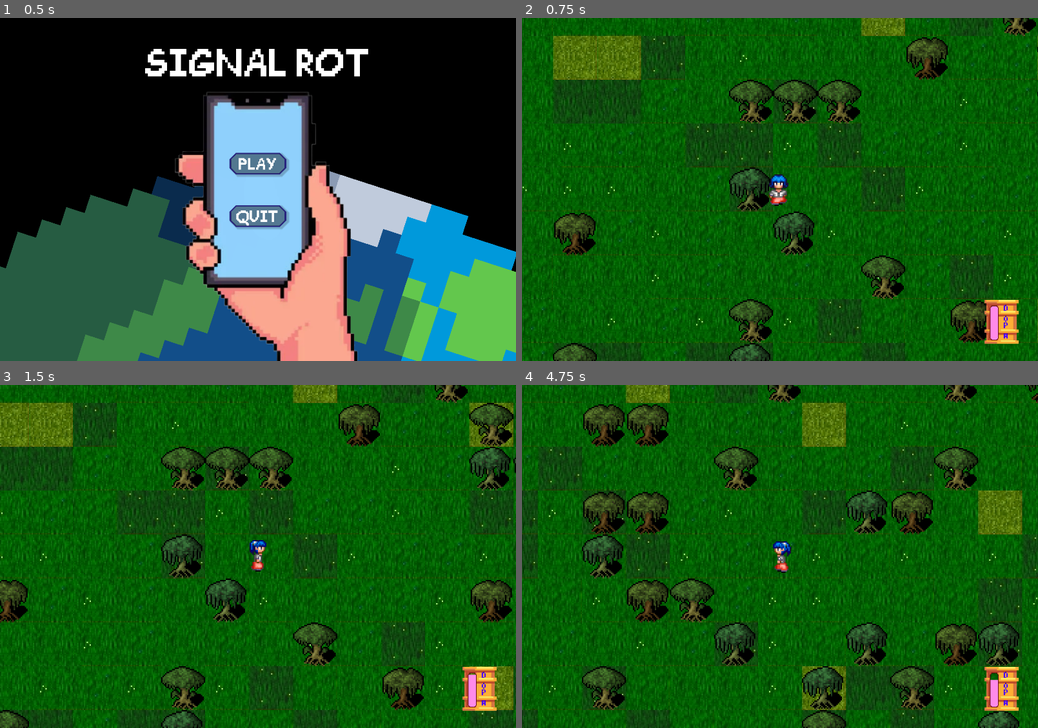
Above: before the commit, frames 1-4 (two rows, left to right).
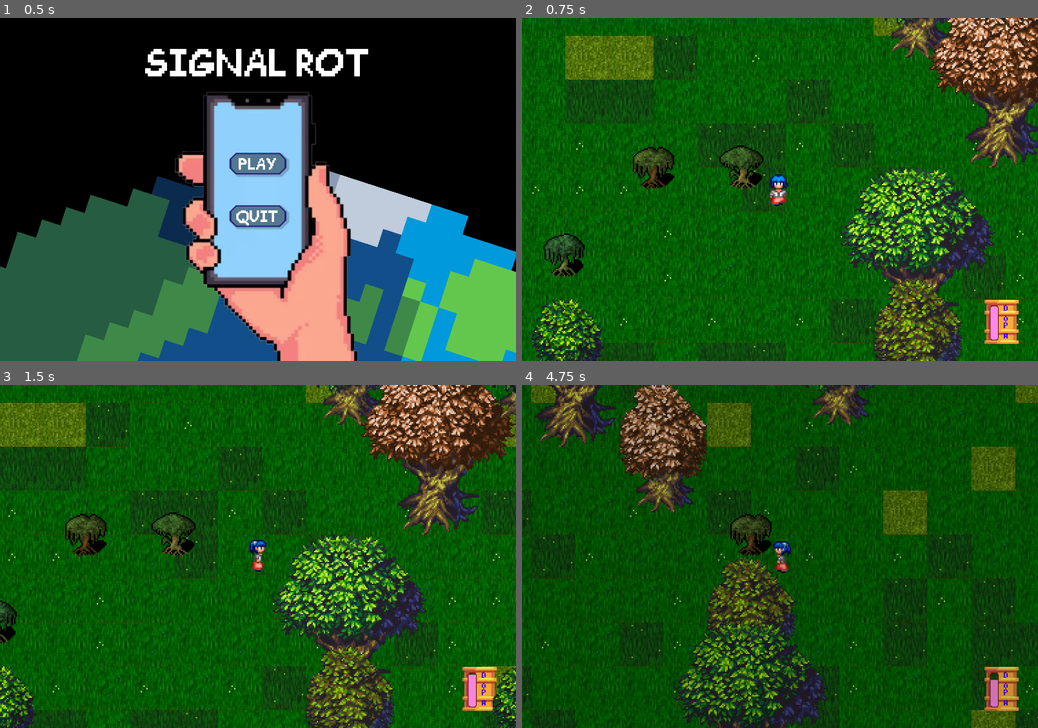
Above: after the commit, the same moments.

Repository: mikowy001/hackaton26
Game: Godot game, scene res://Main_Menu.tscn
The game is run twice, just before and just after one commit, with the same random seed, the same clock (stepped at 60 frames per second) and the same inputs.
Inputs:
- Up to frame 1 (0.5 s): no input
- Up to frame 2 (0.75 s): click "PLAY" at 0.5 s
- Up to frame 3 (1.5 s): tap Enter at 1.25 s; hold D (move_right) from 1.28 s (still down); tap Space (spacja) at 1.35 s
- Up to frame 4 (4.75 s): release D (move_right) at 2.03 s; hold Down (ui_down) 2.03-2.78 s; tap Space (spacja) every 0.75 s from 2.1 to 4.35 s; hold D (move_right) 2.78-3.53 s; hold Up (ui_up) 3.53-4.28 s; hold A (move_left) from 4.28 s (still down)

Frame 1 is identical in both runs. In frame 2, 37% of the frame differs, in the area x 0-100%, y 0-100%; in frame 3, 39%; in frame 4, 57%.

Commit message:
ssciemnianie

Diff:
--- a/scenes/Player/Player.tscn
+++ b/scenes/Player/Player.tscn
@@ -2,7 +2,7 @@
 
 [ext_resource type="Texture2D" uid="uid://r4t4ru48f34s" path="res://assets/debilka.png" id="1_h00vy"]
 [ext_resource type="Script" uid="uid://8t7544e0bpuq" path="res://scenes/Player/movement.gd" id="1_ky53y"]
-[ext_resource type="Shader" uid="uid://7ujk612gd6es" path="res://scenes/Player/dopamine.gdshader" id="3_bvqhm"]
+[ext_resource type="Script" uid="uid://damtci6x00tvv" path="res://scenes/Player/sciemnianie.gd" id="2_ved6o"]
 [ext_resource type="PackedScene" uid="uid://ovts6dnrx0w5" path="res://scenes/ui/dopamine_bar.tscn" id="3_ved6o"]
 
 [sub_resource type="AtlasTexture" id="AtlasTexture_h00vy"]
@@ -175,13 +175,11 @@
 radius = 5.0
 height = 16.0
 
-[sub_resource type="ShaderMaterial" id="ShaderMaterial_ky53y"]
-shader = ExtResource("3_bvqhm")
-shader_parameter/nightness = 0.0
-shader_parameter/night_tint = Color(0.08, 0.12, 0.28, 1)
-
 [node name="Player" type="CharacterBody2D" unique_id=2074806864]
 script = ExtResource("1_ky53y")
+
+[node name="CanvasModulate" type="CanvasModulate" parent="." unique_id=1403899919]
+script = ExtResource("2_ved6o")
 
 [node name="AnimatedSprite2D" type="AnimatedSprite2D" parent="." unique_id=1444178757]
 sprite_frames = SubResource("SpriteFrames_4galn")
@@ -200,13 +198,3 @@
 offset_right = 153.0
 offset_bottom = 85.0
 scale = Vector2(0.5, 0.5)
-
-[node name="CanvasGroup" type="CanvasGroup" parent="." unique_id=575651364]
-
-[node name="ColorRect" type="ColorRect" parent="CanvasGroup" unique_id=327469355]
-material = SubResource("ShaderMaterial_ky53y")
-anchors_preset = 15
-anchor_right = 1.0
-anchor_bottom = 1.0
-grow_horizontal = 2
-grow_vertical = 2
--- /dev/null
+++ b/scenes/Player/sciemnianie.gd
@@ -0,0 +1,16 @@
+extends CanvasModulate
+
+@onready var bar: Node = $"../Camera2D/DopamineBar"
+
+
+func _ready() -> void:
+	pass
+
+
+const MIN_BRIGHTNESS := 0.08   # "near 0" instead of pitch black
+const MAX_DOPAMINE := 100.0    # matches the bar's default max
+
+func _process(_delta: float) -> void:
+	var ratio := clampf(bar.get_dopamine() / MAX_DOPAMINE, 0.0, 1.0)
+	var brightness := MIN_BRIGHTNESS + (1.0 - MIN_BRIGHTNESS) * ratio
+	color = Color(brightness, brightness, brightness)
--- a/scripts/ui/dopamine_bar.gd
+++ b/scripts/ui/dopamine_bar.gd
@@ -1,6 +1,8 @@
 extends Node
 
 @onready var theBar = $TextureProgressBar
+
+
 
 var dopamine = 100.0;
 var paused = false;
@@ -13,6 +15,7 @@
 	if(value > theBar.get_max()): theBar.set_value(theBar.get_max()); return;
 	theBar.set_value(value);
 	dopamine = value;
+
 
 func get_drain_rate():
 	return drain_rate;
--- a/world.gd
+++ b/world.gd
@@ -21,15 +21,16 @@
 		print(info)
 
 func _process(delta: float) -> void:
-	if Input.is_action_pressed("ui_up"):
-		noise_scale += 0.1
-		print(noise_scale)
-		generate_map()
+	if(debug):
+		if Input.is_action_pressed("ui_up"):
+			noise_scale += 0.1
+			print(noise_scale)
+			generate_map()
 
-	if Input.is_action_pressed("ui_down"):
-		noise_scale -= 0.1
-		print(noise_scale)
-		generate_map()
+		if Input.is_action_pressed("ui_down"):
+			noise_scale -= 0.1
+			print(noise_scale)
+			generate_map()
 
 
 func generate_map():
@@ -52,13 +53,14 @@
 				)
 			elif (random_for_tree == 1):
 				var arrayX = [8, 10, 12, 14, 0, 2, 4, 6, 0, 4, 8, 12]
-				var arrayY = [0, 0, 0, 0, 2, 2, 2, 2, 4, 4, 4, 4]
+				var arrayY = [0, 0, 0, 0, 2, 2, 2, 2, 5, 5, 5, 5]
 				var ranarr = randi_range(0, 11)
 				tree_layer.set_cell(
 					Vector2i(x, y),
 					1,
 					Vector2i(arrayX[ranarr], arrayY[ranarr])
 				)
+
 
 			var noise_value = noise.get_noise_2d(x, y) * noise_scale
 
--- a/world.tscn
+++ b/world.tscn
@@ -3,7 +3,7 @@
 [ext_resource type="Script" uid="uid://bds6thy4xl16c" path="res://world.gd" id="1_fj7yv"]
 [ext_resource type="Texture2D" uid="uid://ch86xgemoeg1j" path="res://assets/world_sprites.png" id="3_aqk2v"]
 [ext_resource type="PackedScene" uid="uid://weule5axyb1" path="res://scenes/Player/Player.tscn" id="3_tlwt5"]
-[ext_resource type="Texture2D" uid="uid://cf0ovo44ss3te" path="res://assets/tree-variations.png" id="4_aqk2v"]
+[ext_resource type="Texture2D" uid="uid://cf0ovo44ss3te" path="res://assets/tree-variations.png" id="4_036b0"]
 [ext_resource type="PackedScene" uid="uid://d0i4i6bl1mf3b" path="res://scenes/mechanics/hotspot.tscn" id="4_aqk2v"]
 
 [sub_resource type="TileSetAtlasSource" id="TileSetAtlasSource_tlwt5"]
@@ -63,8 +63,8 @@
 2:2/0 = 0
 2:2/0/physics_layer_0/polygon_0/points = PackedVector2Array(-16, -16, 16, -16, 16, 16, -16, 16)
 
-[sub_resource type="TileSetAtlasSource" id="TileSetAtlasSource_036b0"]
-texture = ExtResource("4_aqk2v")
+[sub_resource type="TileSetAtlasSource" id="TileSetAtlasSource_dwbse"]
+texture = ExtResource("4_036b0")
 texture_region_size = Vector2i(32, 32)
 0:0/size_in_atlas = Vector2i(2, 2)
 0:0/0 = 0
@@ -76,38 +76,46 @@
 6:0/0 = 0
 8:0/size_in_atlas = Vector2i(2, 2)
 8:0/0 = 0
+8:0/0/physics_layer_0/polygon_0/points = PackedVector2Array(14.111847, 32, 14.676323, -21.450008, -16.36974, -20.885532, -11.2894745, 24.836853)
 10:0/size_in_atlas = Vector2i(2, 2)
 10:0/0 = 0
+10:0/0/physics_layer_0/polygon_0/points = PackedVector2Array(14.111847, 32, 14.676323, -21.450008, -16.36974, -20.885532, -11.2894745, 24.836853)
 12:0/size_in_atlas = Vector2i(2, 2)
 12:0/0 = 0
+12:0/0/physics_layer_0/polygon_0/points = PackedVector2Array(14.111847, 32, 14.676323, -21.450008, -16.36974, -20.885532, -11.2894745, 24.836853)
 14:0/size_in_atlas = Vector2i(2, 2)
 14:0/0 = 0
+14:0/0/physics_layer_0/polygon_0/points = PackedVector2Array(14.111847, 32, 14.676323, -21.450008, -16.36974, -20.885532, -11.2894745, 24.836853)
+6:2/size_in_atlas = Vector2i(2, 3)
+6:2/0 = 0
+6:2/0/physics_layer_0/polygon_0/points = PackedVector2Array(-14.111847, 32, -12.418423, 20.32106, 12.982903, 19.756584, 15.805267, 32)
+4:2/size_in_atlas = Vector2i(2, 3)
+4:2/0 = 0
+4:2/0/physics_layer_0/polygon_0/points = PackedVector2Array(-14.111847, 32, -12.418423, 20.32106, 12.982903, 19.756584, 15.805267, 32)
+2:2/size_in_atlas = Vector2i(2, 3)
+2:2/0 = 0
+2:2/0/physics_layer_0/polygon_0/points = PackedVector2Array(-14.111847, 32, -12.418423, 20.32106, 12.982903, 19.756584, 15.805267, 32)
 0:2/size_in_atlas = Vector2i(2, 3)
 0:2/0 = 0
-2:2/size_in_atlas = Vector2i(2, 3)
-2:2/0 = 0
-4:2/size_in_atlas = Vector2i(2, 3)
-4:2/0 = 0
-6:2/size_in_atlas = Vector2i(2, 3)
-6:2/0 = 0
+0:2/0/physics_layer_0/polygon_0/points = PackedVector2Array(-14.111847, 32, -12.418423, 20.32106, 12.982903, 19.756584, 15.805267, 32)
 0:5/size_in_atlas = Vector2i(4, 4)
 0:5/0 = 0
-0:5/0/physics_layer_0/polygon_0/points = PackedVector2Array(17.524689, 53.689285, -13.382492, 54.326546, -13.382492, 20.551682, 14.338379, 22.144836)
+0:5/0/physics_layer_0/polygon_0/points = PackedVector2Array(-16.36974, 47.980278, -15.805267, 22.01448, 12.982903, 22.578957, 16.369743, 47.415802)
 4:5/size_in_atlas = Vector2i(4, 4)
 4:5/0 = 0
-4:5/0/physics_layer_0/polygon_0/points = PackedVector2Array(17.524689, 53.689285, -13.382492, 54.326546, -13.382492, 20.551682, 14.338379, 22.144836)
+4:5/0/physics_layer_0/polygon_0/points = PackedVector2Array(-16.36974, 47.980278, -15.805267, 22.01448, 12.982903, 22.578957, 16.369743, 47.415802)
 8:5/size_in_atlas = Vector2i(4, 4)
 8:5/0 = 0
-8:5/0/physics_layer_0/polygon_0/points = PackedVector2Array(17.524689, 53.689285, -13.382492, 54.326546, -13.382492, 20.551682, 14.338379, 22.144836)
+8:5/0/physics_layer_0/polygon_0/points = PackedVector2Array(-16.36974, 47.980278, -15.805267, 22.01448, 12.982903, 22.578957, 16.369743, 47.415802)
 12:5/size_in_atlas = Vector2i(4, 4)
 12:5/0 = 0
-12:5/0/physics_layer_0/polygon_0/points = PackedVector2Array(17.524689, 53.689285, -13.382492, 54.326546, -13.382492, 20.551682, 14.338379, 22.144836)
+12:5/0/physics_layer_0/polygon_0/points = PackedVector2Array(-16.36974, 47.980278, -15.805267, 22.01448, 12.982903, 22.578957, 16.369743, 47.415802)
 
 [sub_resource type="TileSet" id="TileSet_63hht"]
-tile_size = Vector2i(32, 32)
+tile_size = Vector2i(64, 64)
 physics_layer_0/collision_layer = 1
 sources/0 = SubResource("TileSetAtlasSource_aqk2v")
-sources/1 = SubResource("TileSetAtlasSource_036b0")
+sources/1 = SubResource("TileSetAtlasSource_dwbse")
 
 [node name="World" type="Node2D" unique_id=1933542707]
 script = ExtResource("1_fj7yv")
@@ -120,6 +128,7 @@
 tile_set = SubResource("TileSet_o21qa")
 
 [node name="Trees" type="TileMapLayer" parent="Ground" unique_id=76553139]
+z_index = 1
 tile_set = SubResource("TileSet_63hht")
 
 [node name="Hotspot" parent="." unique_id=613247634 instance=ExtResource("4_aqk2v")]
Not shown, added: scenes/Player/sciemnianie.gd.uid
